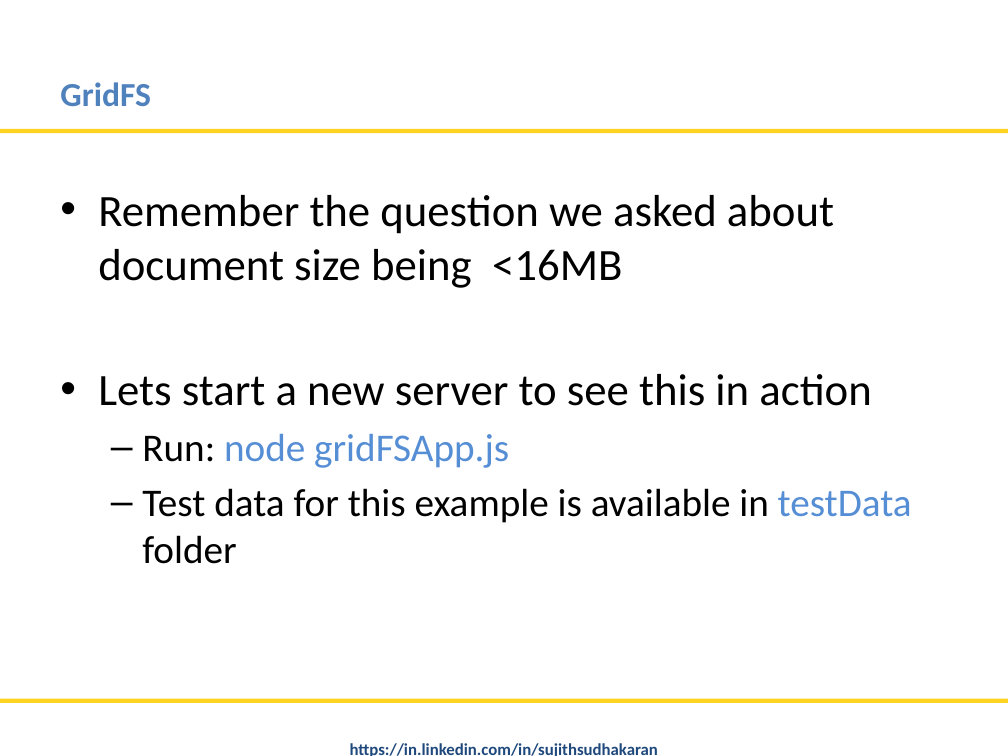
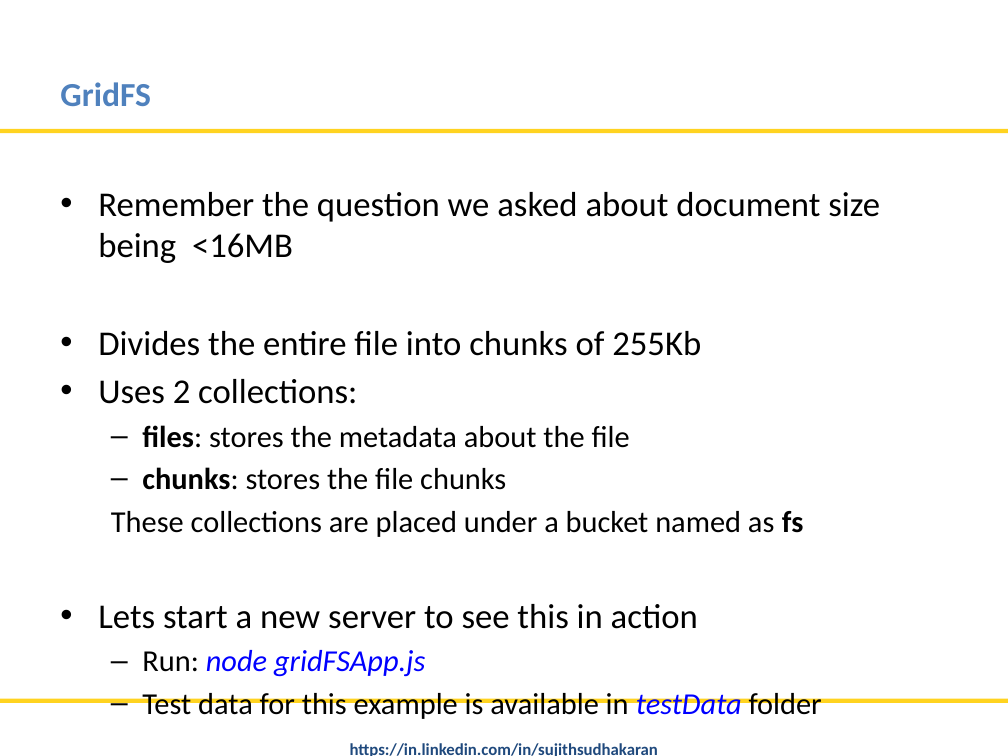
Before and after one commit to nitinmlvya/mongodb-tips-and-advfeatures, a slide deck: slide 10 of MongoDB Tips and Advance Features.pptx. Drawn at 1008x756 pixels with LibreOffice and Linux fonts; fonts in the diff are those of the drawing; background and template pictures are left out. Boxes give left, top, right and bottom in pixels: in the first picture for what was removed or moved away, otherwise in the second. Text is boxed around its words. In the diff, an @@ line names an element or a change of style, - is before the commit and + after.

```diff
--- a/MongoDB Tips and Advance Features.pptx
+++ b/MongoDB Tips and Advance Features.pptx
@@ text at (98, 192, 880, 719): size 32 to 24.8 pt in "Remember the question we asked about document ...", "Lets start a new server to see ..."; size 28 to 21.7 pt in "Run: node gridFSApp.js", "Test data for this example is available ..."; text colour #558ED5 to #0000FF, italic on in "node gridFSApp.js", "testData"; less space between paragraphs @@
@@ text at (98, 331, 803, 537): paragraphs added @@
+• Divides the entire file into chunks of 255Kb
+• Uses 2 collections:
+  – files: stores the metadata about the file
+  – chunks: stores the file chunks
+  These collections are placed under a bucket named as fs
```
Also in this commit, not shown: 11 other slides changed, 1 other file.
